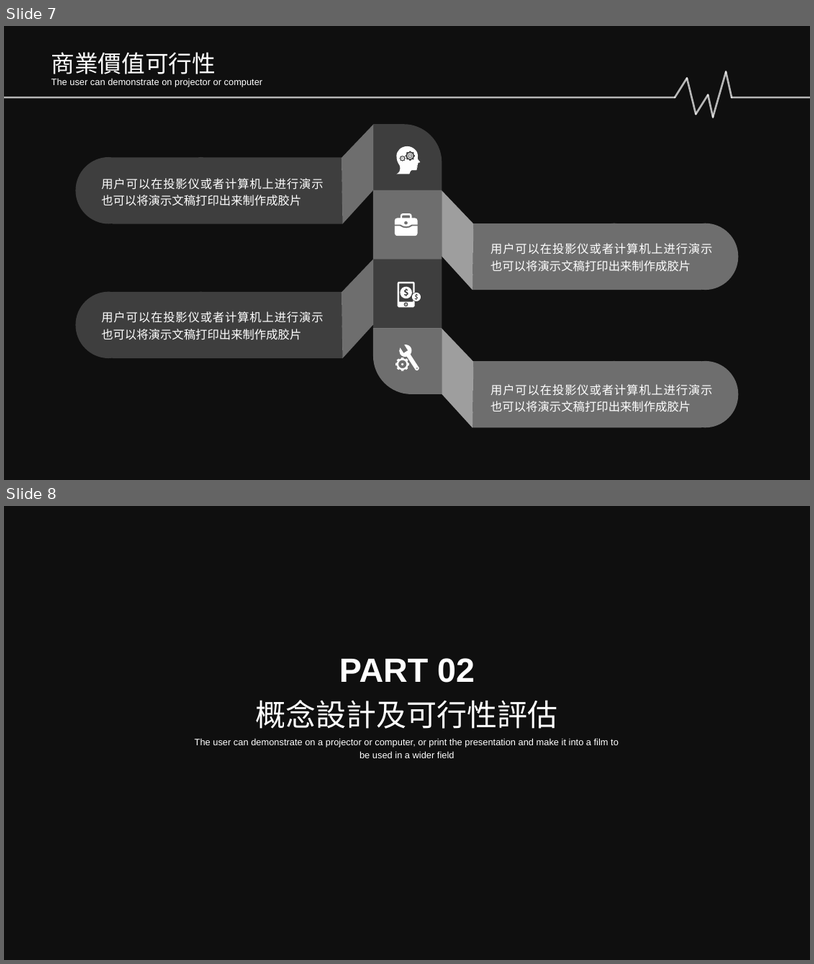
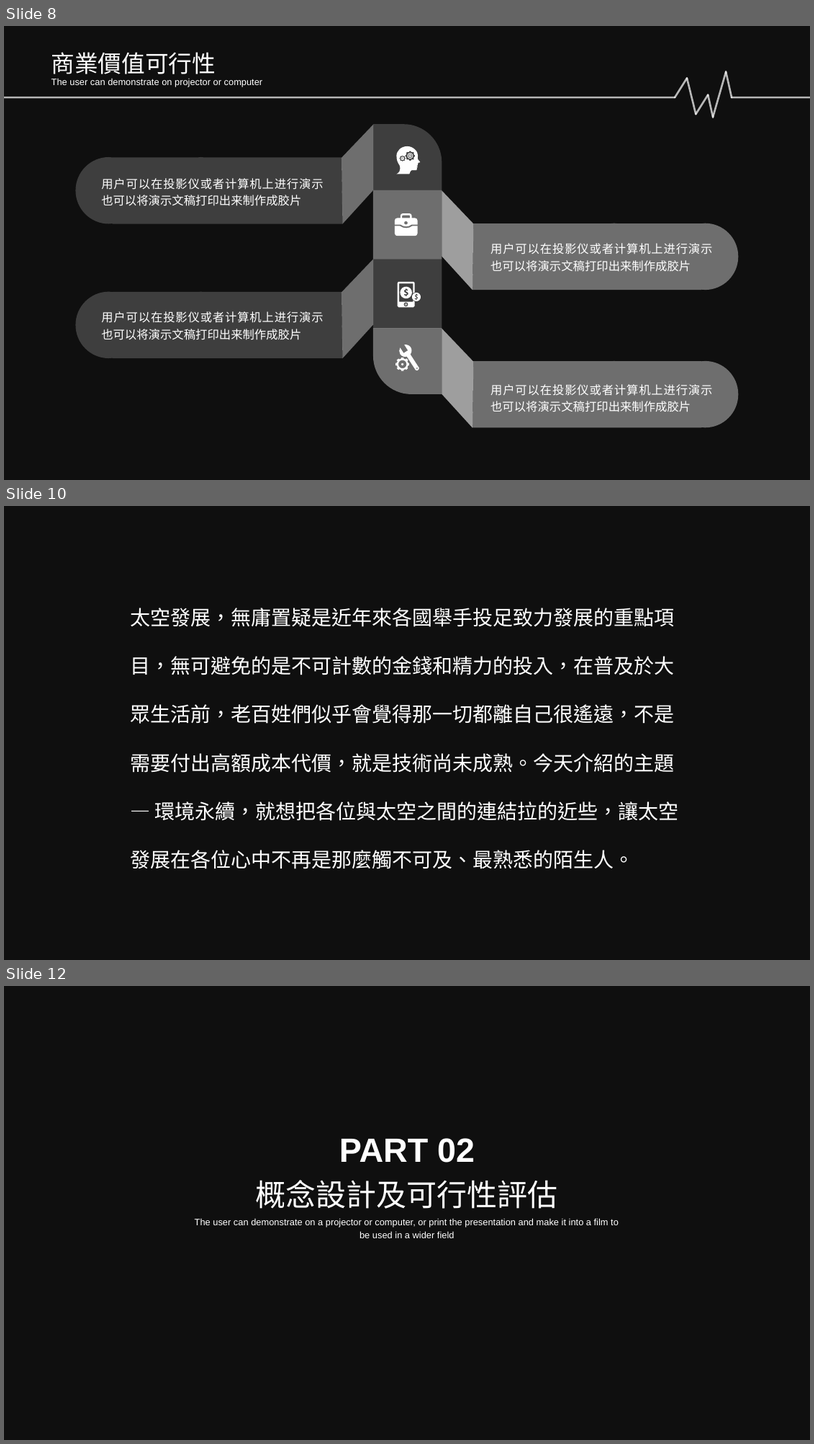
Before and after one commit to Sikako/hackthon, a slide deck: bigdata.pptx. Shown one above the other, each under a label of ours: slides 7 and 8 before the commit, slides 8, 10 and 12 after it; the slides between them are not shown. The pictures are 814x964 and 814x1444 pixels, drawn with LibreOffice and Linux fonts; fonts in the diff are those of the drawing; background and template pictures are left out; a plain dark background stands for a picture behind light text. Boxes give left, top, right and bottom in pixels: in the first picture for what was removed or moved away, otherwise in the second. Text is boxed around its words. In the diff, an @@ line names an element or a change of style, - is before the commit and + after.

```diff
--- a/bigdata.pptx
+++ b/bigdata.pptx
@@ slide 10 added at [4,506,810,960], background picture (left out); not listed: 1 template element that a slide beside it also shows @@
@@ text added at [130,608,679,869], 24 pt, text #FFFFFF @@
+太空發展，無庸置疑是近年來各國舉手投足致力發展的重點項目，無可避免的是不可計數的金錢和精力的投入，在普及於大眾生活前，老百姓們似乎會覺得那一切都離自己很遙遠，不是需要付出高額成本代價，就是技術尚未成熟。今天介紹的主題 — 環境永續，就想把各位與太空之間的連結拉的近些，讓太空發展在各位心中不再是那麼觸不可及、最熟悉的陌生人。
@@ what was slide 7 is now slide 8 @@
@@ what was slide 8 is now slide 12 @@
```
Also in this commit, not shown: 1 slide changed, 3 other slides added.
